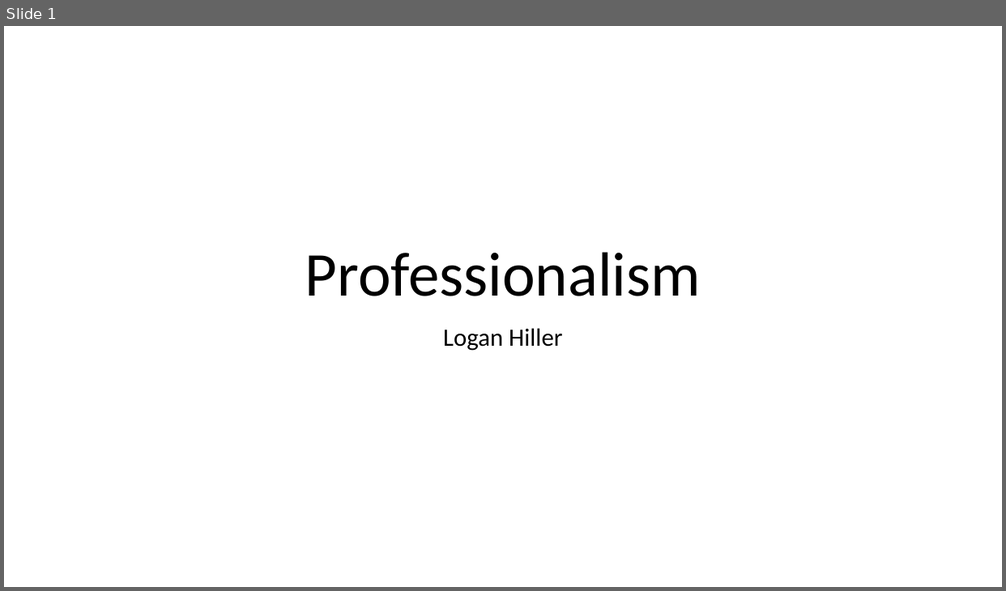
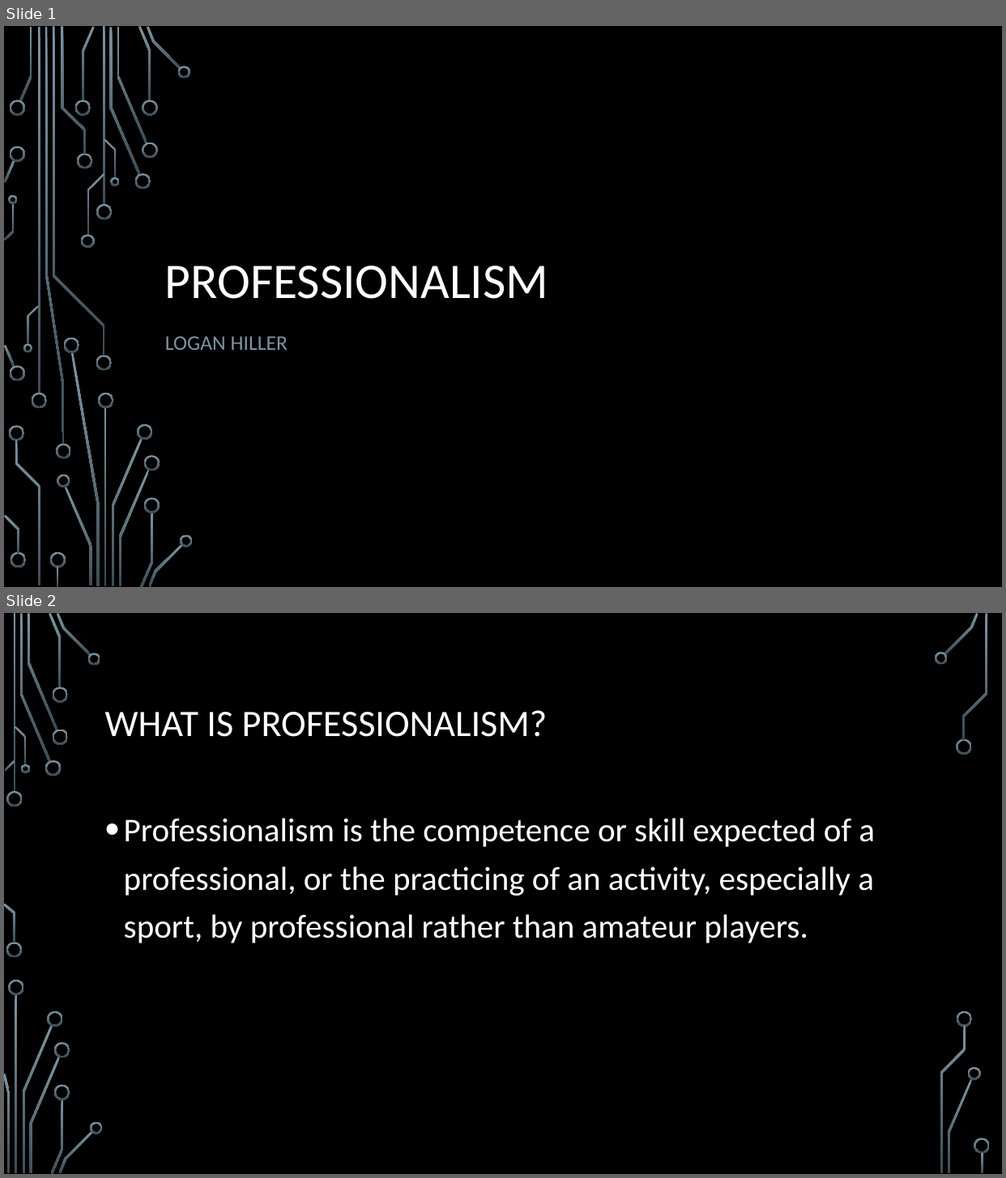
Before and after one commit to Logan2023658/docpacs2122, a slide deck: docpac_mar18/Logan Hiller/Presentation.pptx. Shown one above the other, each under a label of ours: slide 1 before the commit, slides 1 and 2 after it. The pictures are 1006x591 and 1006x1178 pixels, drawn with LibreOffice and Linux fonts; fonts in the diff are those of the drawing; background and template pictures are left out. Boxes give left, top, right and bottom in pixels: in the first picture for what was removed or moved away, otherwise in the second. Text is boxed around its words. In the diff, an @@ line names an element or a change of style, - is before the commit and + after.

```diff
--- a/docpac_mar18/Logan Hiller/Presentation.pptx
+++ b/docpac_mar18/Logan Hiller/Presentation.pptx
@@ slide 2 added at (4,613,1002,1174), background picture (left out) @@
@@ title added at (105,710,547,737), 36 pt, text #FFFFFF @@
+WHAT IS PROFESSIONALISM?
@@ text added at (124,818,875,943), 32 pt, text #FFFFFF @@
+• Professionalism is the competence or skill expected of a professional, or the practicing of an activity, especially a sport, by professional rather than amateur players.
@@ group added at (4,613,990,1174): 33 freeform shapes, 3 rectangles @@
@@ slide 1 changed as well @@
@@ background #FFFFFF to picture (left out) @@
@@ title at (165,266,548,299): text changed; size 60 to 48 pt; text colour #000000 to #FFFFFF @@
-Professionalism
+PROFESSIONALISM
@@ subtitle at (165,336,288,350): text changed; size 24 to 20 pt; text colour #000000 to #7C96A3 @@
-Logan Hiller
+LOGAN HILLER
@@ group added at (4,26,193,587): 50 freeform shapes, 4 rectangles @@
```
Also in this commit, not shown: 1 other slide added, 1 slide removed.
